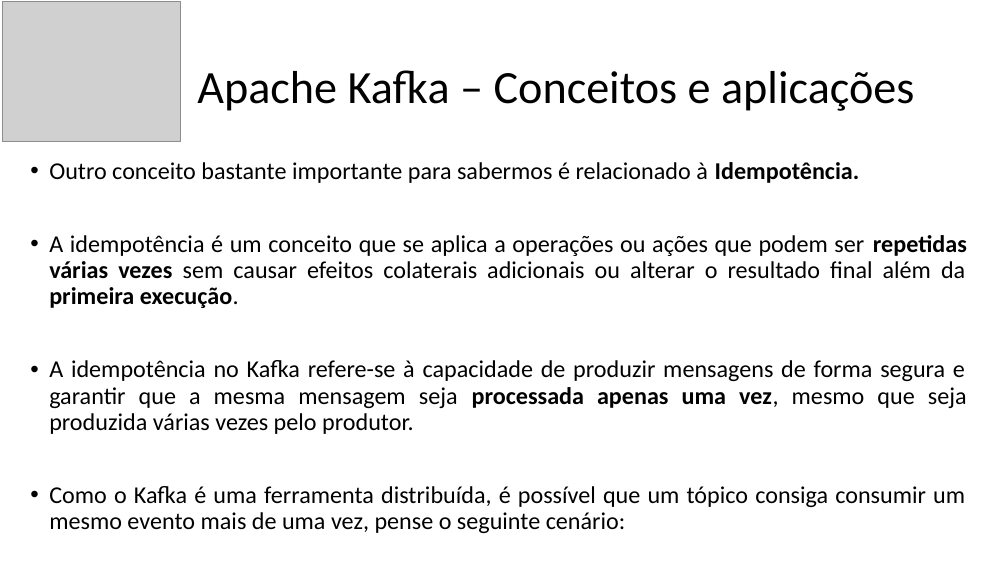
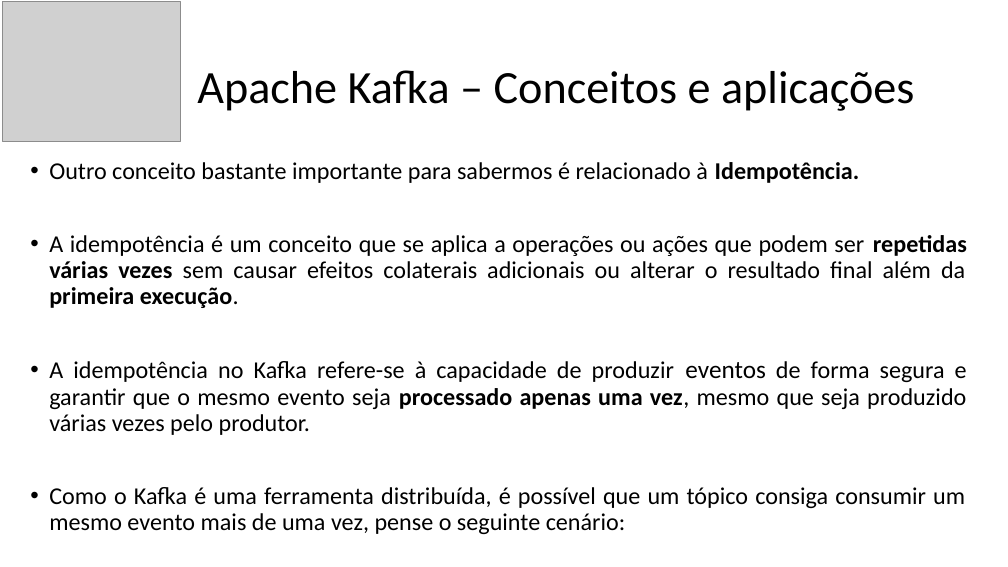
Before and after one commit to vhnegrisoli/curso-udemy-microsservicos-padrao-saga-orquestrado, a slide deck: slide 48 of Conteúdos/Apresentação - Saga.pptx. Drawn at 1008x567 pixels with LibreOffice and Linux fonts; fonts in the diff are those of the drawing; grey boxes stand for pictures. Boxes give left, top, right and bottom in pixels: in the first picture for what was removed or moved away, otherwise in the second. Text is boxed around its words. In the diff, an @@ line names an element or a change of style, - is before the commit and + after.

```diff
--- a/Conteúdos/Apresentação - Saga.pptx
+++ b/Conteúdos/Apresentação - Saga.pptx
@@ text at [49,361,967,435]: text changed @@
-• A idempotência no Kafka refere-se à capacidade de produzir mensagens de forma segura e garantir que a mesma mensagem seja processada apenas uma vez, mesmo que seja produzida várias vezes pelo produtor.
+• A idempotência no Kafka refere-se à capacidade de produzir eventos de forma segura e garantir que o mesmo evento seja processado apenas uma vez, mesmo que seja produzido várias vezes pelo produtor.
```
Also in this commit, not shown: 3 other slides changed.
